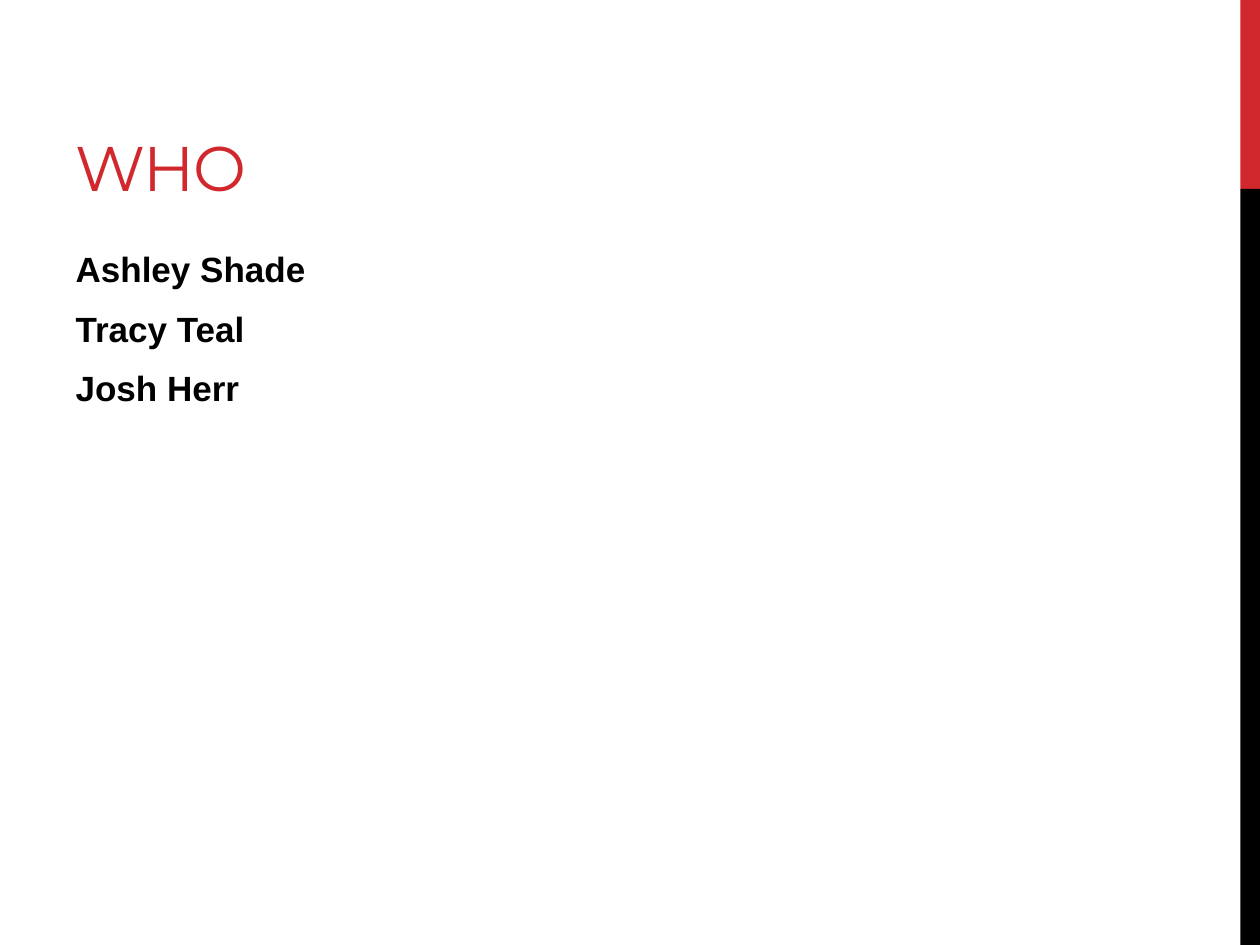
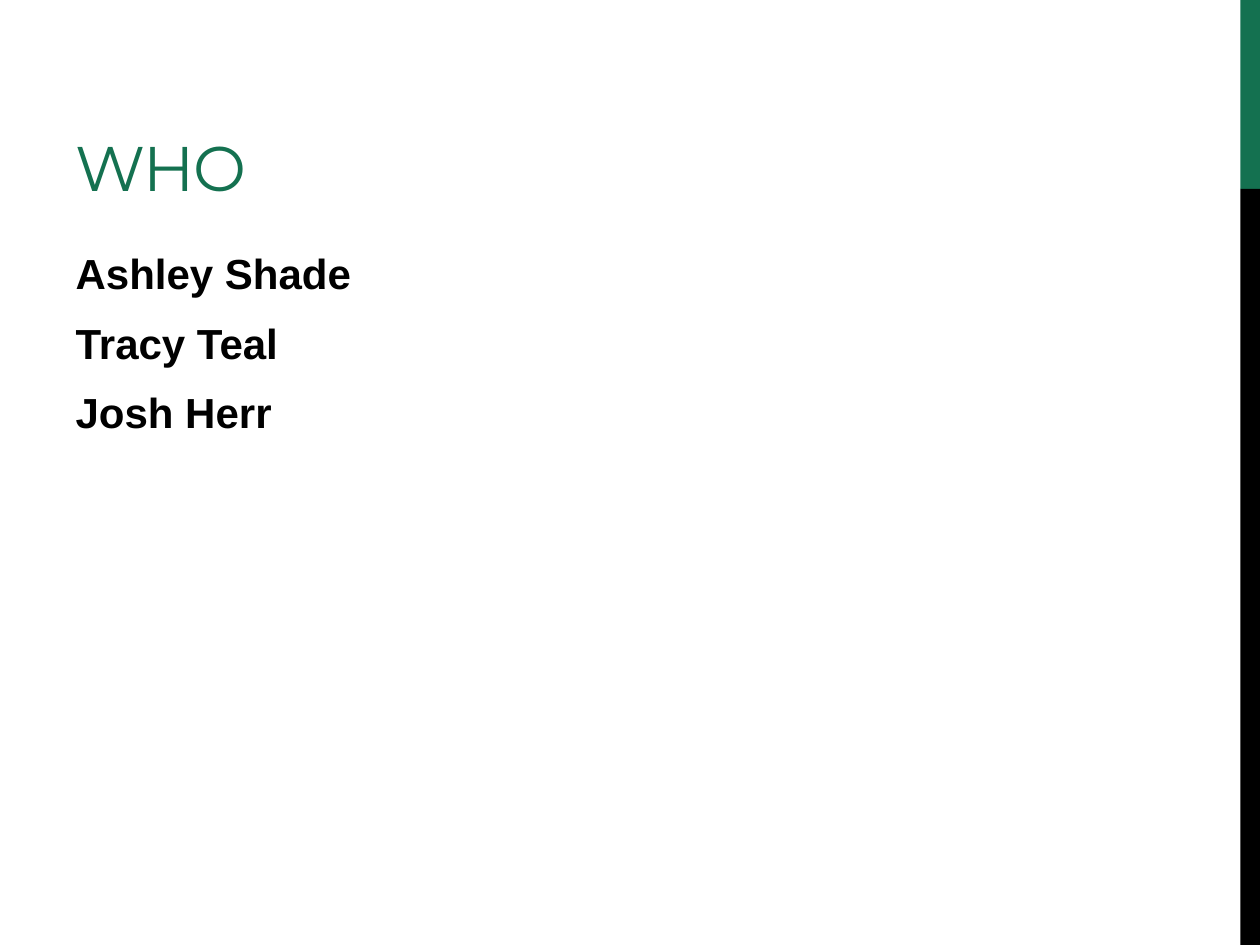
Before and after one commit to edamame-course/docs, a slide deck: slide 8 of extra/Presentations/2014-lecture1-edamame-welcome.ppt. Drawn at 1260x945 pixels with LibreOffice and Linux fonts; fonts in the diff are those of the drawing. Boxes give left, top, right and bottom in pixels: in the first picture for what was removed or moved away, otherwise in the second. Text is boxed around its words. In the diff, an @@ line names an element or a change of style, - is before the commit and + after.

```diff
--- a/extra/Presentations/2014-lecture1-edamame-welcome.ppt
+++ b/extra/Presentations/2014-lecture1-edamame-welcome.ppt
@@ title "WHO" at box(76, 146, 247, 192): text colour #D1282E to #147150 @@
@@ rectangle at box(1240, 0, 1260, 189): fill #D1282E to #147150 @@
@@ text "Ashley Shade" at box(76, 258, 351, 429): size 20 to 24 pt @@
```
Also in this commit, not shown: 16 other slides changed, 2 slides added, 1 slide removed, 1 other file.
